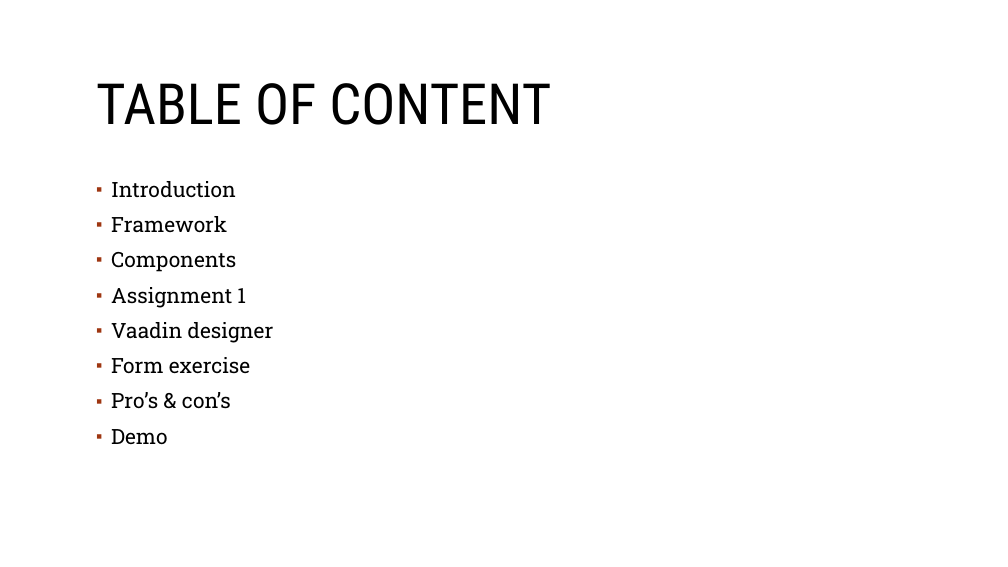
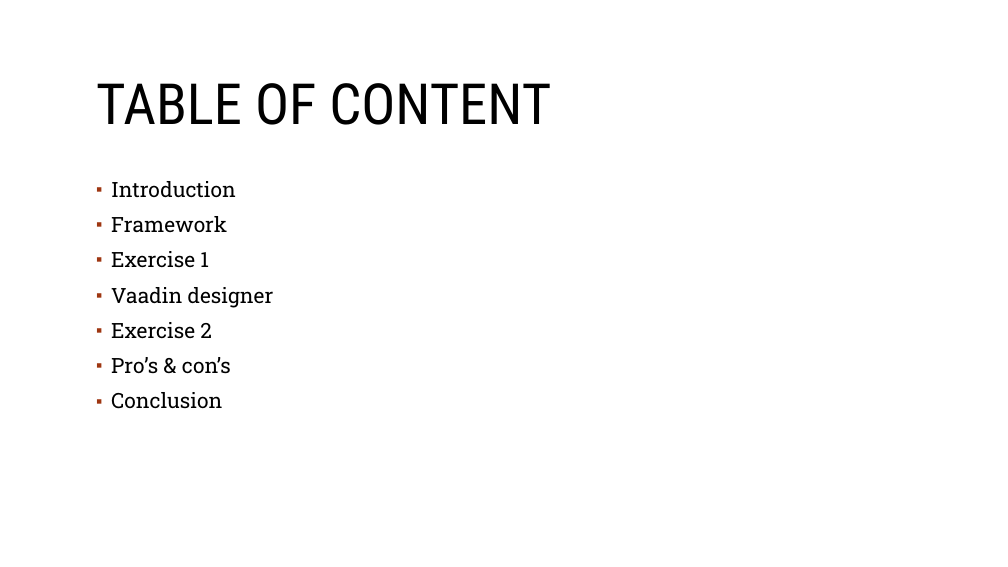
Before and after one commit to sebivenlo/Vaadin-workshop, a slide deck: slide 2 of Documentation/Frontend-technologies.odp. Drawn at 1008x567 pixels with LibreOffice and Linux fonts; fonts in the diff are those of the drawing; background and template pictures are left out. Boxes give left, top, right and bottom in pixels: in the first picture for what was removed or moved away, otherwise in the second. Text is boxed around its words. In the diff, an @@ line names an element or a change of style, - is before the commit and + after.

```diff
--- a/Documentation/Frontend-technologies.odp
+++ b/Documentation/Frontend-technologies.odp
@@ text at box(111, 251, 209, 268): text changed @@
-▪ Components
-▪ Assignment 1
+▪ Exercise 1
@@ text at box(111, 322, 212, 339): text changed @@
-▪ Form exercise
+▪ Exercise 2
@@ text at box(111, 392, 222, 409): text changed @@
-▪ Demo
+▪ Conclusion
```
Also in this commit, not shown: 1 other file.
